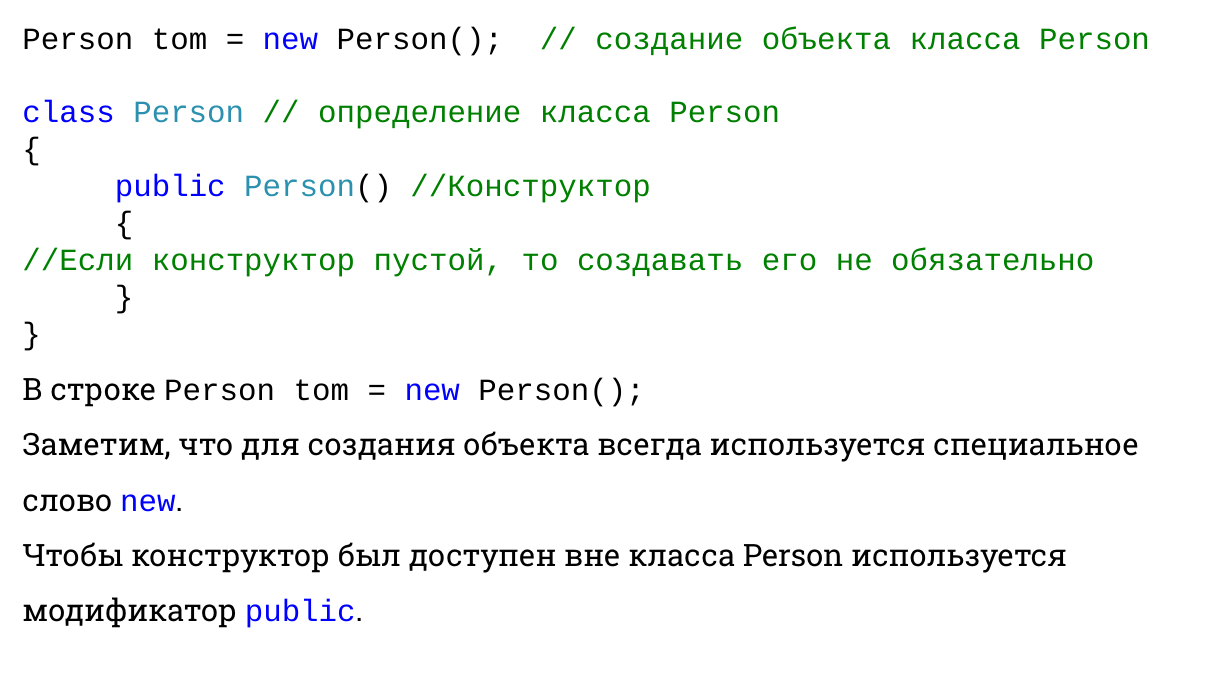
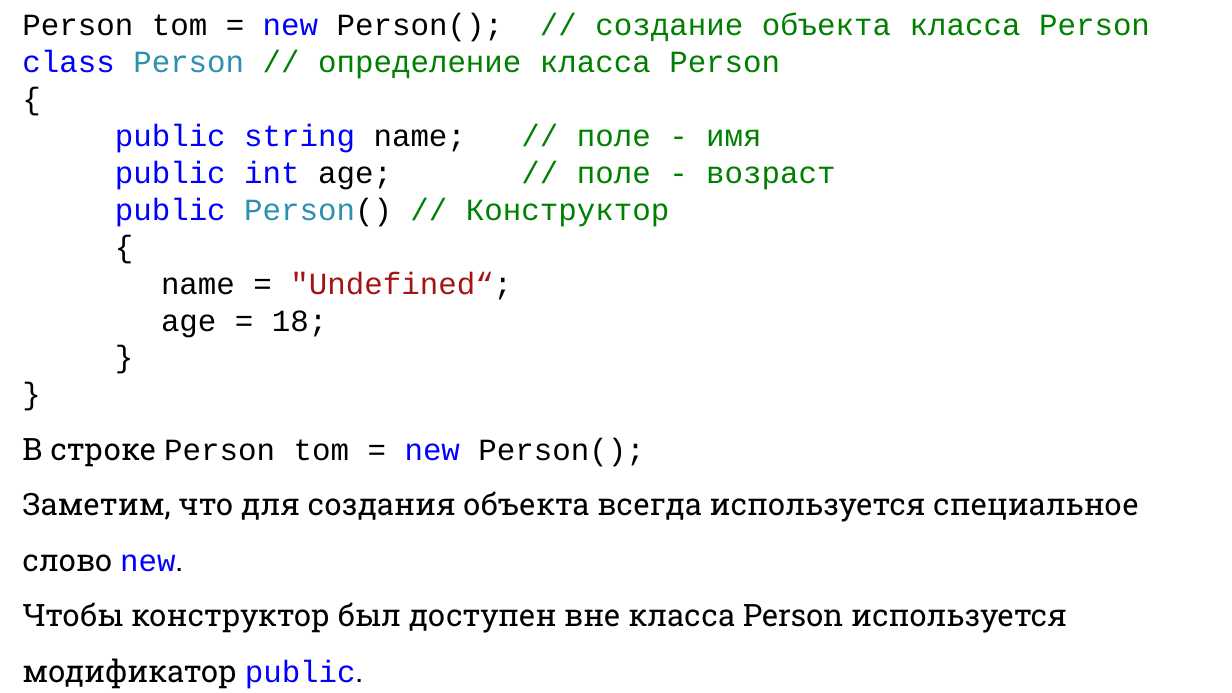
Before and after one commit to DaniilKlyukin/ITiP-1, a slide deck: slide 10 of Лекции/ИТиП лек 6 (практическая 3).pptx (slide 7 before the commit). Drawn at 1232x693 pixels with LibreOffice and Linux fonts; fonts in the diff are those of the drawing. Boxes give left, top, right and bottom in pixels: in the first picture for what was removed or moved away, otherwise in the second. Text is boxed around its words. In the diff, an @@ line names an element or a change of style, - is before the commit and + after.

```diff
--- a/Лекции/ИТиП лек 6 (практическая 3).pptx
+++ b/Лекции/ИТиП лек 6 (практическая 3).pptx
@@ text "Person tom = new Person(); ...": place and size @@
-text "Person tom = new Person(); ..." at bbox=[22, 26, 1150, 628]
+text "Person tom = new Person(); ..." at bbox=[22, 13, 1150, 689]
@@ text at bbox=[115, 124, 835, 227]: text changed @@
-public Person() //Конструктор
+public string name; // поле - имя
+public int age; // поле - возраст
+public Person() // Конструктор
@@ text at bbox=[161, 271, 512, 338]: text changed; text colour #008000 to #000000 @@
-//Если конструктор пустой, то создавать его не обязательно
+name = "Undefined“;
+age = 18;
```
Also in this commit, not shown: 2 other slides changed, 2 slides added, 1 other file.
